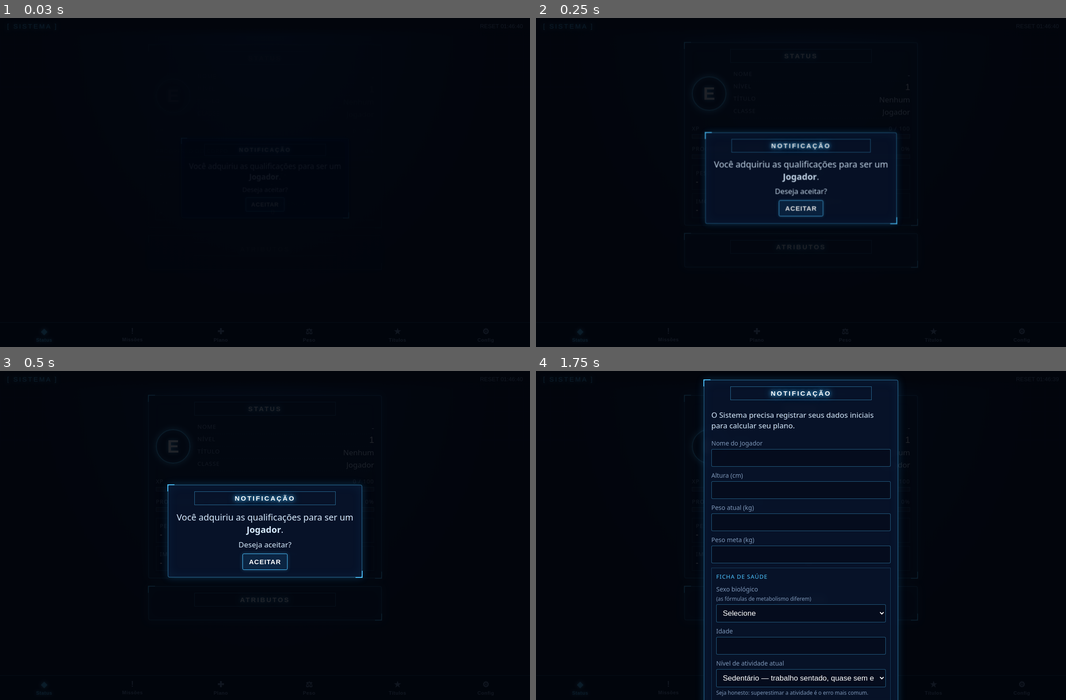
Above: before the commit, frames 1-4 (two rows, left to right).
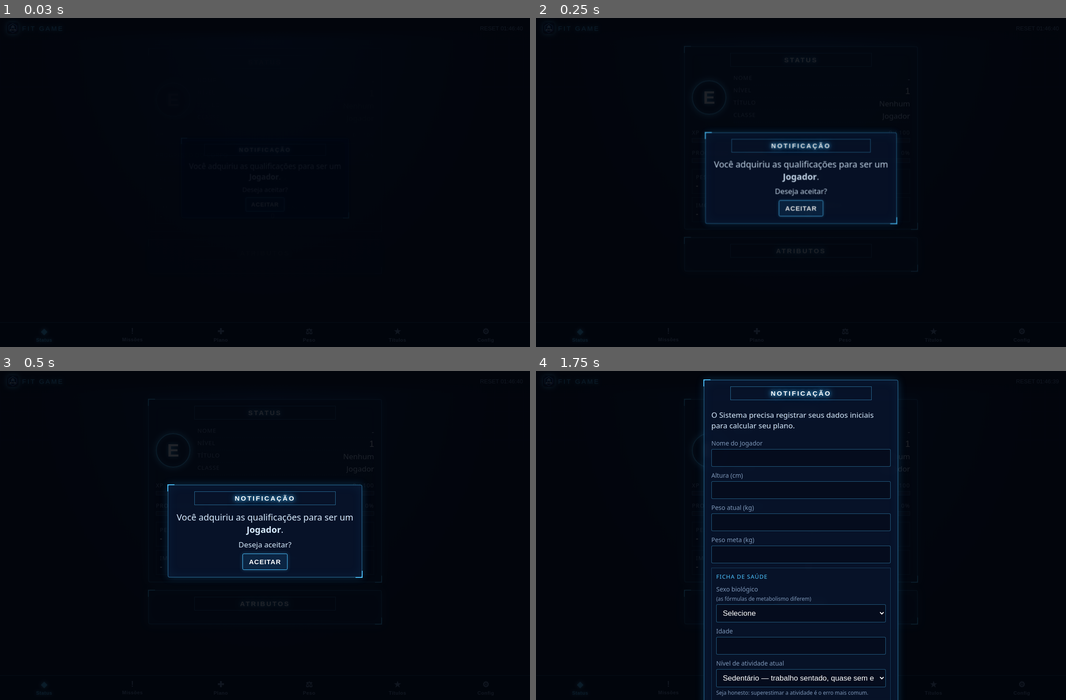
Above: after the commit, the same moments.

Repository: pedrohjavaroni/Game
Game: browser game, page index.html
The game is run twice, just before and just after one commit, with the same random seed, the same clock (stepped at 60 frames per second) and the same inputs.
Inputs:
- Up to frame 1 (0.03 s): no input
- Up to frame 2 (0.25 s): no input
- Up to frame 3 (0.5 s): no input
- Up to frame 4 (1.75 s): click "ACEITAR" at 1.27 s

The runs differ from the first frame. In frame 1, less than 0.1% of the frame differs, in the area x 1-12%, y 1-5%; in frame 2, 0.1%; in frame 3, 0.2%, in the area x 1-73%, y 1-78%; in frame 4, less than 0.1%.

Commit message:
Rename app to Fit Game and add custom icon
New hexagon level-up + dumbbell icon (SVG and PNG sizes), app name in
manifest, title, iOS meta and header logo.

Co-Authored-By: Claude Opus 5.5 <noreply@anthropic.com>
Claude-Session: https://claude.ai/code/session_01WhdsmYTcDkPtviphZzm5Vf

Diff:
--- a/app.js
+++ b/app.js
@@ -1,7 +1,7 @@
 'use strict';
 
 /* =========================================================
-   O SISTEMA — gamificação de emagrecimento
+   FIT GAME — gamificação de emagrecimento
    Todos os dados ficam no localStorage deste aparelho.
    ========================================================= */
 
@@ -727,7 +727,7 @@
   const blob = new Blob([JSON.stringify(state, null, 2)], { type: 'application/json' });
   const a = document.createElement('a');
   a.href = URL.createObjectURL(blob);
-  a.download = `sistema-backup-${dateKey()}.json`;
+  a.download = `fitgame-backup-${dateKey()}.json`;
   a.click();
   state.lastBackup = dateKey();
   save();
--- a/icon.svg
+++ b/icon.svg
@@ -1,5 +1,61 @@
 <svg xmlns="http://www.w3.org/2000/svg" viewBox="0 0 512 512">
-  <rect width="512" height="512" rx="96" fill="#050914"/>
-  <rect x="56" y="56" width="400" height="400" fill="none" stroke="#4cc3ff" stroke-width="14"/>
-  <text x="256" y="330" text-anchor="middle" font-family="Arial Black, sans-serif" font-size="240" fill="#ffffff" stroke="#4cc3ff" stroke-width="6">S</text>
+  <defs>
+    <radialGradient id="bg" cx="50%" cy="38%" r="75%">
+      <stop offset="0" stop-color="#16346e"/>
+      <stop offset="0.55" stop-color="#0a1736"/>
+      <stop offset="1" stop-color="#050914"/>
+    </radialGradient>
+    <linearGradient id="edge" x1="0" y1="0" x2="1" y2="1">
+      <stop offset="0" stop-color="#7fe0ff"/>
+      <stop offset="0.5" stop-color="#2fa8ff"/>
+      <stop offset="1" stop-color="#a77bff"/>
+    </linearGradient>
+    <linearGradient id="up" x1="0" y1="1" x2="0" y2="0">
+      <stop offset="0" stop-color="#2fa8ff"/>
+      <stop offset="1" stop-color="#e9fbff"/>
+    </linearGradient>
+    <linearGradient id="metal" x1="0" y1="0" x2="0" y2="1">
+      <stop offset="0" stop-color="#ffffff"/>
+      <stop offset="1" stop-color="#9fd8ff"/>
+    </linearGradient>
+    <filter id="glow" x="-30%" y="-30%" width="160%" height="160%">
+      <feGaussianBlur stdDeviation="9" result="b"/>
+      <feMerge><feMergeNode in="b"/><feMergeNode in="SourceGraphic"/></feMerge>
+    </filter>
+    <filter id="soft" x="-30%" y="-30%" width="160%" height="160%">
+      <feGaussianBlur stdDeviation="4" result="b"/>
+      <feMerge><feMergeNode in="b"/><feMergeNode in="SourceGraphic"/></feMerge>
+    </filter>
+  </defs>
+
+  <rect width="512" height="512" rx="112" fill="url(#bg)"/>
+
+  <!-- grade holográfica -->
+  <g stroke="#4cc3ff" stroke-opacity="0.07" stroke-width="2">
+    <path d="M0 128H512M0 192H512M0 256H512M0 320H512M0 384H512M128 0V512M192 0V512M256 0V512M320 0V512M384 0V512"/>
+  </g>
+
+  <!-- moldura hexagonal -->
+  <polygon points="256,52 433,154 433,358 256,460 79,358 79,154" fill="none" stroke="url(#edge)" stroke-width="14" stroke-linejoin="round" filter="url(#glow)"/>
+  <polygon points="256,86 404,171 404,341 256,426 108,341 108,171" fill="#071026" fill-opacity="0.55" stroke="#4cc3ff" stroke-opacity="0.35" stroke-width="3"/>
+
+  <!-- cantos de painel -->
+  <g stroke="#7fe0ff" stroke-width="6" fill="none" stroke-linecap="round" opacity="0.9">
+    <path d="M44 92V44H92"/><path d="M468 420V468H420"/>
+  </g>
+
+  <!-- setas de level up -->
+  <g fill="none" stroke="url(#up)" stroke-width="30" stroke-linecap="round" stroke-linejoin="round" filter="url(#glow)">
+    <polyline points="186,214 256,150 326,214"/>
+    <polyline points="186,274 256,210 326,274" stroke-opacity="0.6"/>
+  </g>
+
+  <!-- haltere -->
+  <g filter="url(#soft)">
+    <rect x="182" y="327" width="148" height="18" rx="9" fill="url(#metal)"/>
+    <rect x="150" y="300" width="30" height="72" rx="9" fill="url(#metal)"/>
+    <rect x="128" y="314" width="22" height="44" rx="7" fill="url(#metal)"/>
+    <rect x="332" y="300" width="30" height="72" rx="9" fill="url(#metal)"/>
+    <rect x="362" y="314" width="22" height="44" rx="7" fill="url(#metal)"/>
+  </g>
 </svg>
--- a/index.html
+++ b/index.html
@@ -4,14 +4,14 @@
   <meta charset="utf-8">
   <meta name="viewport" content="width=device-width, initial-scale=1, viewport-fit=cover">
   <meta name="theme-color" content="#050914">
-  <title>O Sistema</title>
+  <title>Fit Game</title>
   <link rel="manifest" href="manifest.json">
   <link rel="icon" href="icon.svg" type="image/svg+xml">
   <link rel="apple-touch-icon" href="apple-touch-icon.png">
   <meta name="apple-mobile-web-app-capable" content="yes">
   <meta name="mobile-web-app-capable" content="yes">
   <meta name="apple-mobile-web-app-status-bar-style" content="black-translucent">
-  <meta name="apple-mobile-web-app-title" content="Sistema">
+  <meta name="apple-mobile-web-app-title" content="Fit Game">
   <link rel="preconnect" href="https://fonts.googleapis.com">
   <link href="https://fonts.googleapis.com/css2?family=Rajdhani:wght@500;600;700&family=Orbitron:wght@600;800&display=swap" rel="stylesheet">
   <link rel="stylesheet" href="style.css">
@@ -20,7 +20,7 @@
   <div id="bg-grid"></div>
 
   <header class="topbar">
-    <div class="brand">[ SISTEMA ]</div>
+    <div class="brand"><img src="icon.svg" alt="" class="brand-icon">FIT GAME</div>
     <div class="clock" id="reset-clock" title="Tempo até o reset diário">--:--:--</div>
   </header>
 
--- a/style.css
+++ b/style.css
@@ -39,6 +39,8 @@
   background: linear-gradient(to bottom, var(--bg) 60%, transparent);
 }
 .brand { font-family: 'Orbitron', sans-serif; letter-spacing: 3px; color: var(--glow); text-shadow: 0 0 10px var(--glow); font-size: 15px; }
+.brand { display: flex; align-items: center; gap: 8px; }
+.brand-icon { width: 26px; height: 26px; filter: drop-shadow(0 0 6px var(--glow)); }
 .clock { font-family: 'Orbitron', sans-serif; font-size: 13px; color: var(--muted); }
 
 main { max-width: 560px; margin: 0 auto; padding: 0 16px; }
--- a/sw.js
+++ b/sw.js
@@ -1,5 +1,5 @@
-const CACHE = 'sistema-v3';
-const ASSETS = ['./', './index.html', './style.css', './health.js', './app.js', './manifest.json', './icon.svg', './icon-192.png', './icon-512.png', './apple-touch-icon.png'];
+const CACHE = 'fitgame-v4';
+const ASSETS = ['./', './index.html', './style.css', './health.js', './app.js', './manifest.json', './icon.svg', './icon-192.png', './icon-512.png', './apple-touch-icon.png', './icon-maskable.png'];
 
 self.addEventListener('install', (e) => {
   e.waitUntil(caches.open(CACHE).then((c) => c.addAll(ASSETS)));
Binary file changed: apple-touch-icon.png
Binary file changed: icon-192.png
Binary file changed: icon-512.png
Binary file changed: icon-maskable.png
Not shown, changed: manifest.json
